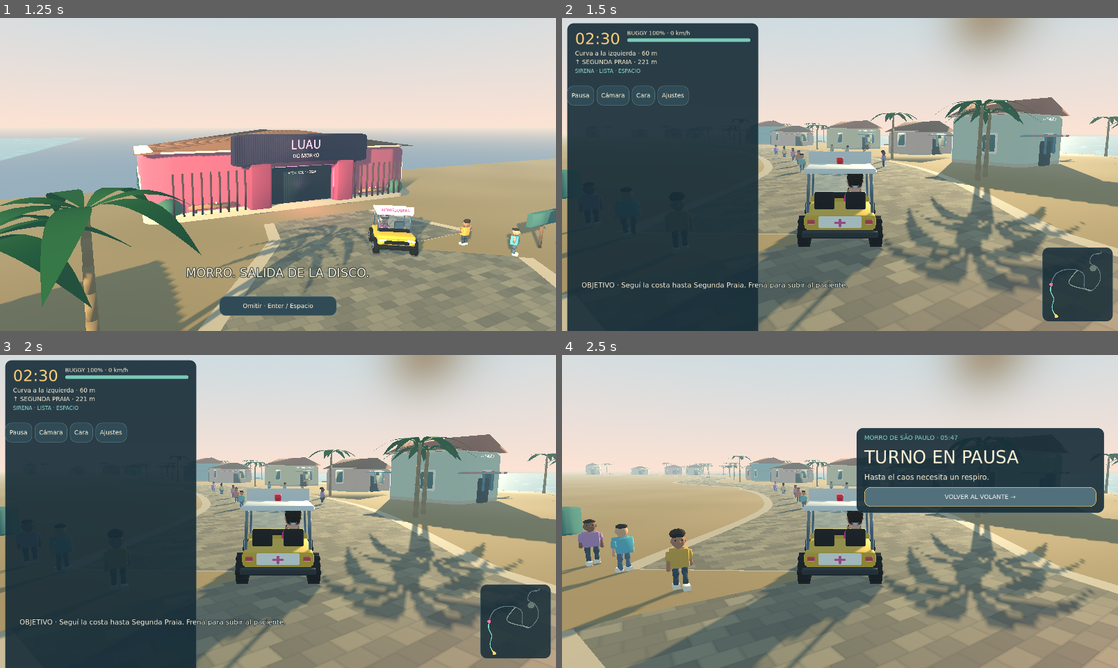
Above: before the commit, frames 1-4 (two rows, left to right).
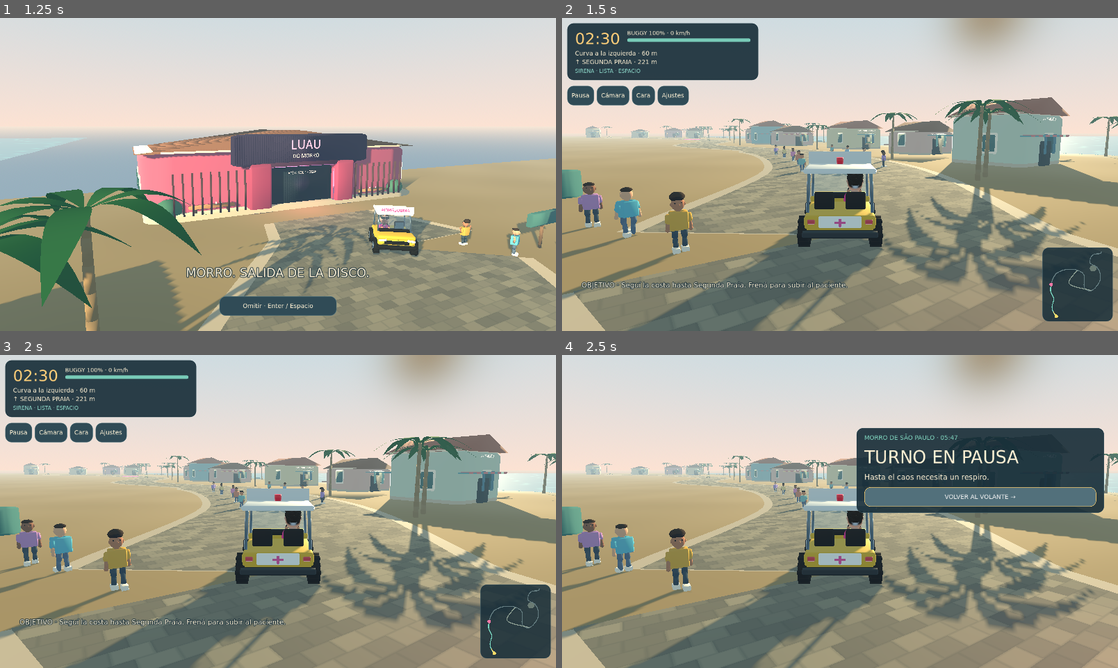
Above: after the commit, the same moments.

Repository: tiago092/ovejo
Game: Godot game, scene res://scenes/main.tscn
Two runs of this game, one before a commit and one after it. Both use one fixed random seed, a clock stepped at 60 frames per second and the inputs below.
Inputs:
- Up to frame 1 (1.25 s): click "JUGAR →" at 0.5 s
- Up to frame 2 (1.5 s): click "Omitir · Enter / Espacio" at 1.25 s
- Up to frame 3 (2 s): no input
- Up to frame 4 (2.5 s): click "Pausa" at 2 s

Frame 1 is identical in both runs. In frame 2, 26% of the frame differs, in the area x 0-36%, y 18-100%; in frame 3, 26%; in frame 4, nothing differs.

Commit message:
Keep the HUD compact on the first live start

Diff:
--- a/godot/scripts/main.gd
+++ b/godot/scripts/main.gd
@@ -142,7 +142,7 @@
 	var condition:=VBoxContainer.new();condition.size_flags_horizontal=Control.SIZE_EXPAND_FILL;top.add_child(condition)
 	health_label=label("",13,condition);health_bar=ProgressBar.new();health_bar.show_percentage=false;health_bar.custom_minimum_size=Vector2(100,8);condition.add_child(health_bar)
 	health_bar.add_theme_stylebox_override("background",bar_style("304b56"));health_bar.add_theme_stylebox_override("fill",bar_style("78cbb8"))
-	destination=label("",15,v);destination.autowrap_mode=TextServer.AUTOWRAP_WORD_SMART
+	destination=label("",15,v);destination.autowrap_mode=TextServer.AUTOWRAP_OFF
 	siren_label=label("",12,v);siren_label.add_theme_color_override("font_color",Color("91ddce"))
 	mission_bar=ProgressBar.new();mission_bar.show_percentage=false;mission_bar.max_value=1.3;mission_bar.custom_minimum_size.y=5;mission_bar.add_theme_stylebox_override("fill",bar_style("eb8eb5"));v.add_child(mission_bar)
 	controls=HBoxContainer.new();controls.add_theme_constant_override("separation",6);canvas.add_child(controls)
@@ -453,12 +453,15 @@
 	intro_label.text="MORRO. SALIDA DE LA DISCO." if sim.cinematic_time<2.2 else ("«YO MANEJO»." if sim.cinematic_time<4.6 else "TRANQUILO. DIJO QUE SABÍA.")
 	if sim.state==Sim.ENDING:intro_label.text=ending_line()
 	notice_label.visible=story.remaining>0 and sim.state==Sim.PLAYING;touch_controls.visible=touch and sim.state==Sim.PLAYING
+	# Autowrap can grow the hidden panel before its labels receive their width.
+	# Refit after each text update so the first live start also collapses it.
+	hud.size=Vector2(minf(last_size.x-24,440),0)
 	touch_buttons.siren.text="ACTIVA" if sim.siren_left>0 else (str(ceili(sim.cooldown))+" s" if sim.cooldown>0 else "SIRENA")
 
 func test_snapshot() -> Dictionary:
 	var data: Dictionary=sim.snapshot();data["low"]=low;data["panel_open"]=panel_open;data["inset_rendering"]=inset.render_target_update_mode!=SubViewport.UPDATE_DISABLED;data["quality"]=quality;data["best"]=best;data["legacy_best"]=legacy_best;data["touch"]=touch;data["reduced"]=reduced
 	data["ui_size"]=[last_size.x,last_size.y];data["inputs"]=sim.keys.duplicate();data["touch_inputs"]=touch_pointers.duplicate();data["music_local"]=music.playing if music else false
-	data["presentation"]={"panel_manual":panel_manual,"panel_re …(373 unchanged characters)… ining,"story_queue":story.queue.size(),"pickup_visual_progress":sim.load_progress/1.3}
+	data["presentation"]={"panel_manual":panel_manual,"panel_re …(373 unchanged characters)… ining,"story_queue":story.queue.size(),"hud_rect":[hud.position.x,hud.position.y,hud.size.x,hud.size.y],"pickup_visual_progress":sim.load_progress/1.3}
 	data["audio"]={}
 	for name in driving_audio.players:
 		var player: AudioStreamPlayer=driving_audio.players[name];data["audio"][name]={"playing":player.playing,"pitch":player.pitch_scale,"db":player.volume_db}
--- /dev/null
+++ b/godot/tests/hud_test.gd
@@ -0,0 +1,12 @@
+extends SceneTree
+func _init() -> void:call_deferred("run_checks")
+func run_checks() -> void:
+	root.size=Vector2i(1280,720)
+	var scene=load("res://scenes/main.tscn").instantiate();root.add_child(scene)
+	for _i in range(5):await process_frame
+	scene.start_game(true);scene.sim.skip_intro()
+	for _i in range(12):await process_frame
+	var checks: Array=[{"name":"first real start keeps HUD below 180px","passed":scene.hud.size.y<180},{"name":"HUD keeps a usable width","passed":scene.hud.size.x>=360}]
+	var passed: bool=checks.all(func(c):return c.passed)
+	var output=FileAccess.open("res://../artifacts/godot/hud.json",FileAccess.WRITE);output.store_string(JSON.stringify({"passed":passed,"hud_size":[scene.hud.size.x,scene.hud.size.y],"checks":checks},"  "))
+	print("Live HUD: ",scene.hud.size,"; ","PASSED" if passed else "FAILED");scene.muted=true;scene.sync_audio();await create_timer(.15).timeout;scene.free();await create_timer(.05).timeout;quit(0 if passed else 1)
Not shown, added: godot/tests/hud_test.gd.uid
Not shown, changed: godot/README.md
Not shown, changed: scripts/browser_godot.cjs
Not shown, changed: scripts/build_godot.py
Not shown, changed: scripts/clean_import.py
Not shown, changed: scripts/report_godot.py
Not shown, added: scripts/verify_public_godot.cjs
